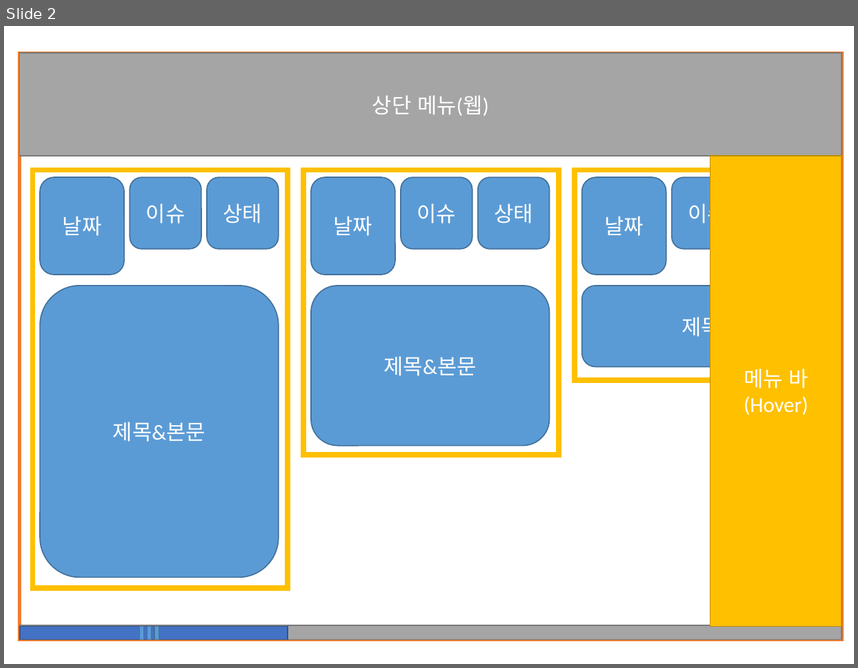
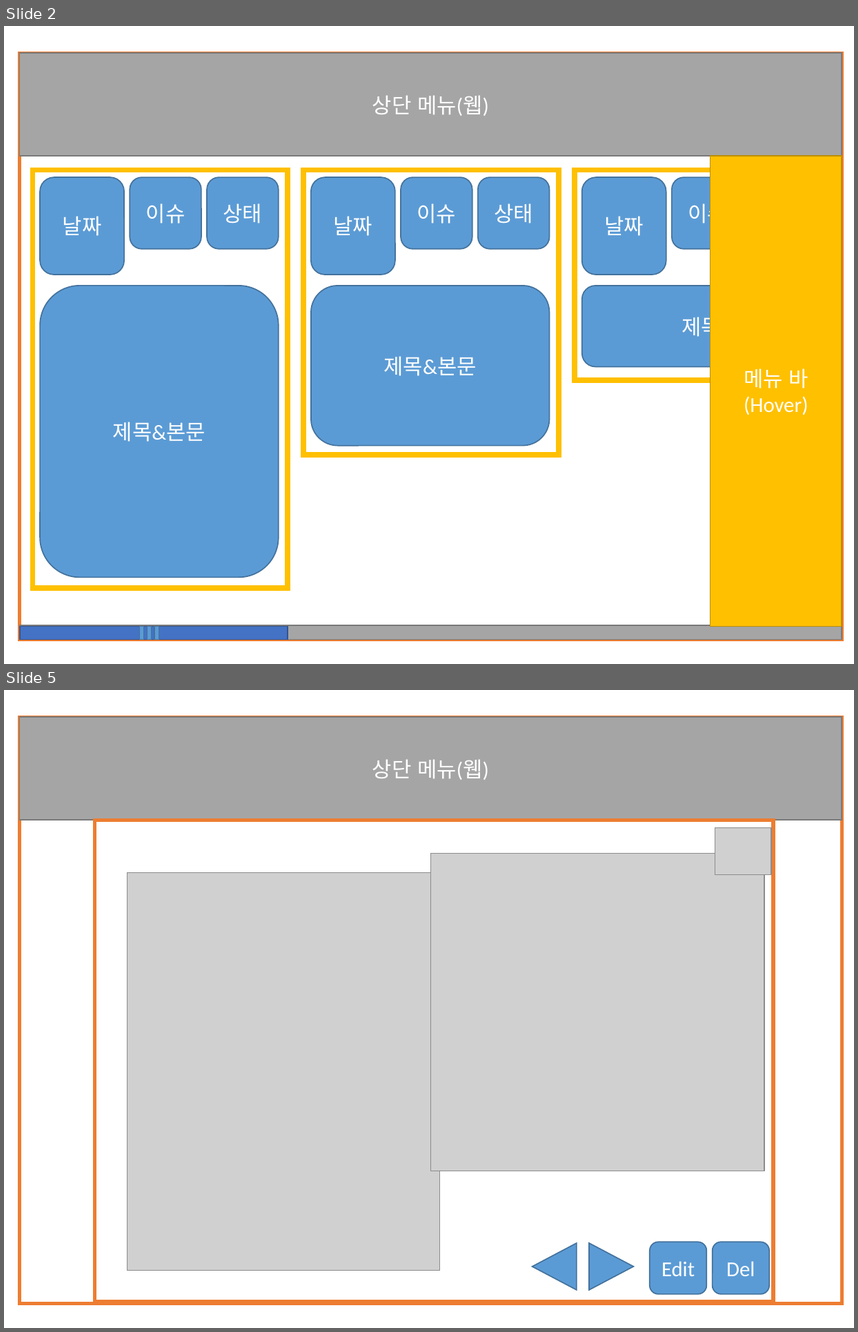
Before and after one commit to TripleHwang/OSS_Project-1, a slide deck: 첫 화면.pptx. Shown one above the other, each under a label of ours: slide 2 before the commit, slides 2 and 5 after it; the slides between them are not shown. The pictures are 858x668 and 858x1332 pixels, drawn with LibreOffice and Linux fonts; fonts in the diff are those of the drawing; grey boxes stand for pictures. Boxes give left, top, right and bottom in pixels: in the first picture for what was removed or moved away, otherwise in the second. Text is boxed around its words. In the diff, an @@ line names an element or a change of style, - is before the commit and + after.

```diff
--- a/첫 화면.pptx
+++ b/첫 화면.pptx
@@ slide 5 added at <box>4,690,854,1328</box>, background #FFFFFF @@
@@ rectangle added at <box>19,717,842,1303</box>, fill #FFFFFF, outline #ED7D31 3 pt @@
@@ rectangle added at <box>19,717,842,820</box>, fill #A5A5A5, outline #7A7A7A 1 pt, 18 pt, text #FFFFFF @@
+상단 메뉴(웹)
@@ rectangle added at <box>94,820,773,1301</box>, fill #FFFFFF, outline #ED7D31 3 pt @@
@@ picture added at <box>715,828,771,876</box> @@
@@ picture added at <box>430,854,765,1170</box> @@
@@ picture added at <box>128,873,440,1270</box> @@
@@ triangle added at <box>533,1243,577,1290</box>, fill #5B9BD5, outline #43739E 1 pt @@
@@ triangle added at <box>589,1243,633,1290</box>, fill #5B9BD5, outline #43739E 1 pt @@
@@ rounded rectangle added at <box>650,1242,707,1294</box>, fill #5B9BD5, outline #43739E 1 pt, 18 pt, text #FFFFFF @@
+Edit
@@ rounded rectangle added at <box>712,1242,769,1294</box>, fill #5B9BD5, outline #43739E 1 pt, 18 pt, text #FFFFFF @@
+Del
```
Also in this commit, not shown: 4 other slides added, 2 other files.
